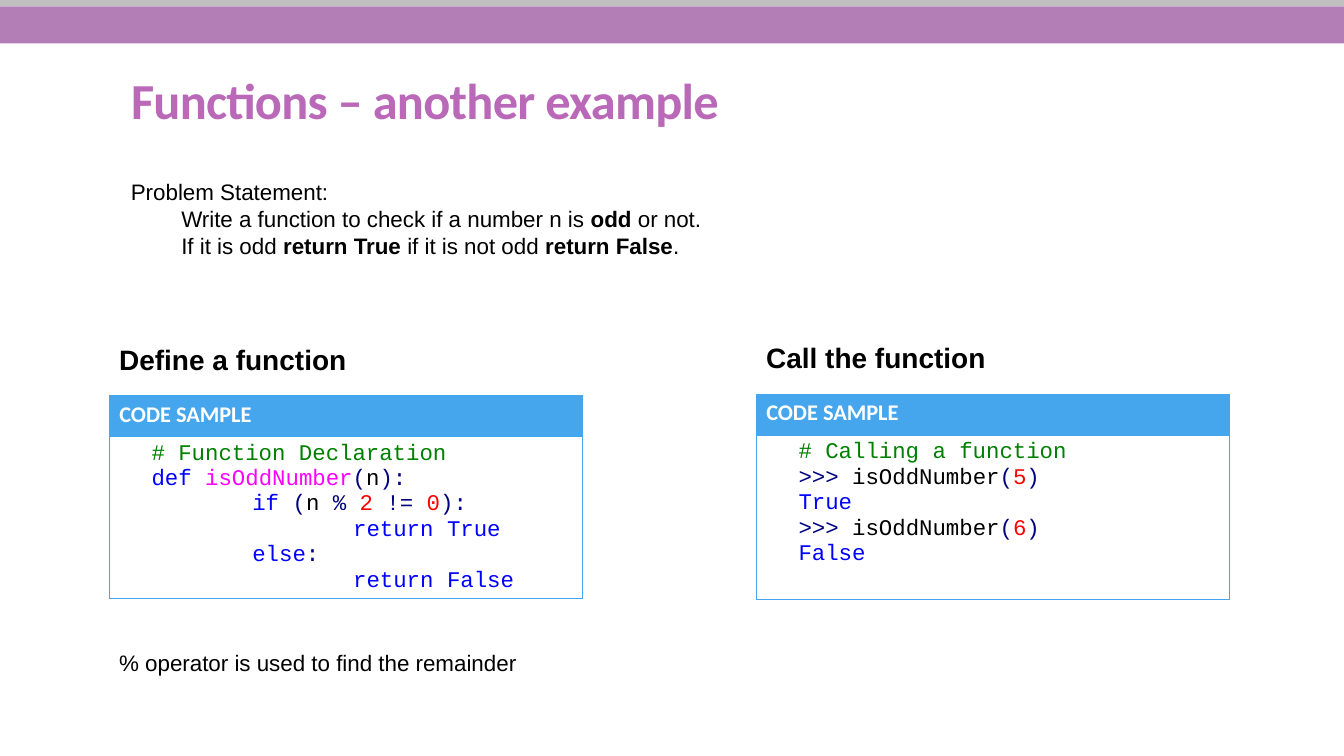
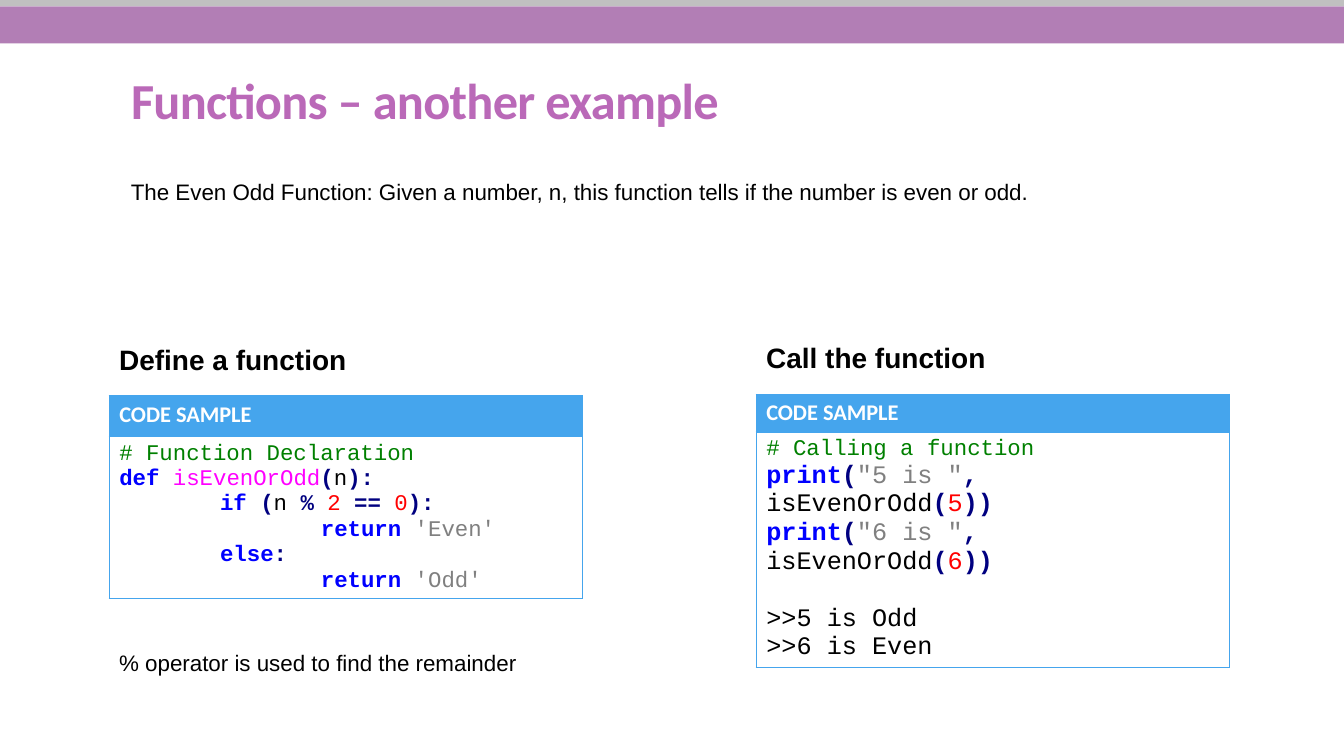
Before and after one commit to She-Codes-Now/Intro-to-Python, a slide deck: slide 19 of Python-SheCodesNow_updated.pptx (slide 18 before the commit). Drawn at 1344x756 pixels with LibreOffice and Linux fonts; fonts in the diff are those of the drawing; background and template pictures are left out. Boxes give left, top, right and bottom in pixels: in the first picture for what was removed or moved away, otherwise in the second. Text is boxed around its words. In the diff, an @@ line names an element or a change of style, - is before the commit and + after.

```diff
--- a/Python-SheCodesNow_updated.pptx
+++ b/Python-SheCodesNow_updated.pptx
@@ text at (131, 183, 1027, 203): text changed @@
-Problem Statement:
-Write a function to check if a number n is odd or not.
-If it is odd return True if it is not odd return False.
+The Even Odd Function: Given a number, n, this function tells if the number is even or odd.
@@ table at (109, 396, 583, 609) @@
-row 2, column 1: # Function Declaration / def isOddNumber(n): / if (n % 2 != 0): / return True / else: / return False
+row 2, column 1: # Function Declaration / def isEvenOrOdd(n): / if (n % 2 == 0): / return 'Even' / else: / return 'Odd'
@@ table at (756, 394, 1230, 659) @@
@@ row 2, column 1: "# Calling a function / >>> isOddNumber(5) / True / >>> isOddNumber(6) / False" to "# Calling a function / print("5 is ", isEvenOrOdd(5)) / print("6 is ", isEvenOrOdd(6)) / >>5 is Odd / >>6 is Even" @@
```
Also in this commit, not shown: 13 other slides changed.
